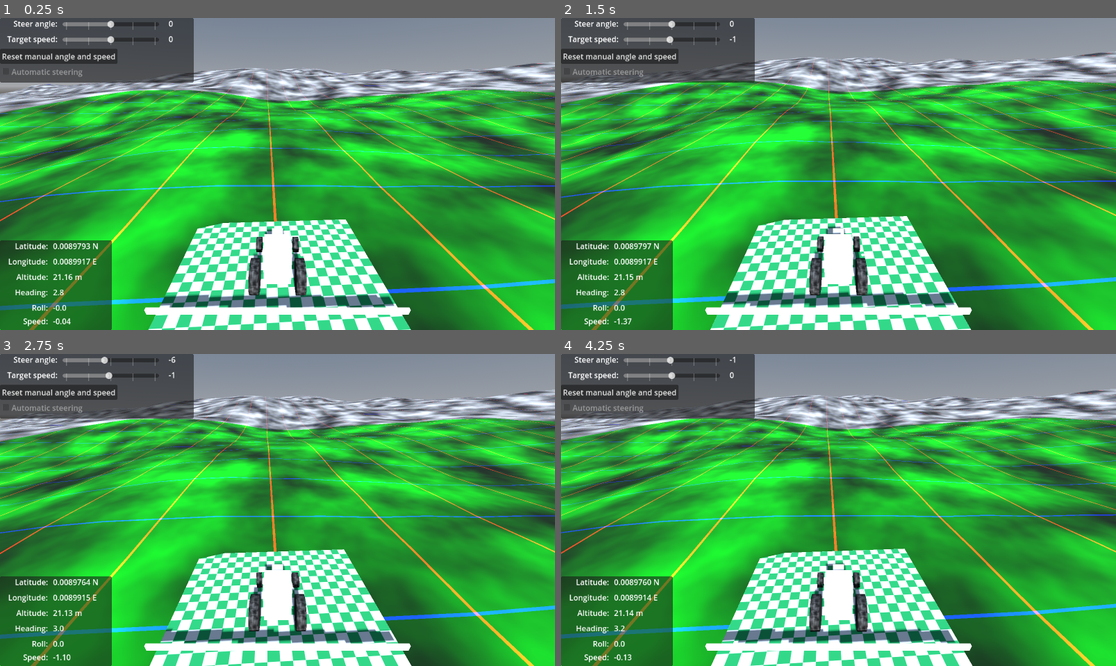
Above: before the commit, frames 1-4 (two rows, left to right).
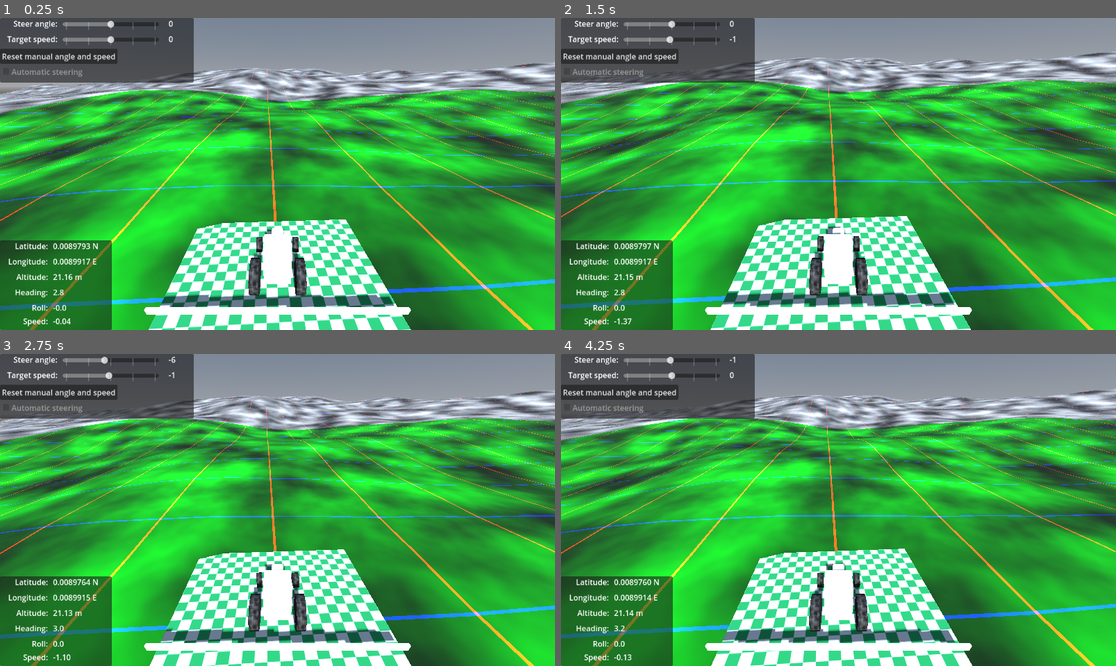
Above: after the commit, the same moments.

Repository: GNSS-Stylist/AgOpenGPSSimPoC
Game: Godot game, scene res://Main.tscn
The game is run twice, just before and just after one commit, with the same random seed, the same clock (stepped at 60 frames per second) and the same inputs. The engine's default icon, where the game draws it, is replaced by a stand-in: a white triangle on a blue panel in a dark square.
Inputs (mouse positions are in pixels of both pictures, inside the frame that each line leads up to):
- Up to frame 1 (0.25 s): no input
- Up to frame 2 (1.5 s): tap Enter (steer_switch) at 0.5 s; move the mouse to (960, 158) at 0.52 s; hold L (6dof_rotate_z_right) 0.53-1.28 s; tap B (create_new_ball) at 0.6 s; move the mouse to (727, 189) at 1.27 s; hold J (move_backward) from 1.28 s (still down); tap S (decrease_speed) at 1.35 s
- Up to frame 3 (2.75 s): move the mouse to (333, 441) at 2.02 s; release J (move_backward) at 2.03 s; hold L (6dof_rotate_z_right) from 2.03 s (still down); hold A (decrease_steering_angle) from 2.03 s (still down)
- Up to frame 4 (4.25 s): move the mouse to (810, 572) at 2.77 s; release L (6dof_rotate_z_right) at 2.78 s; release A (decrease_steering_angle) at 2.78 s; hold U (move_forward) 2.78-3.53 s; tap W (increase_speed) at 2.85 s; move the mouse to (1005, 556) at 3.52 s; hold O (6dof_rotate_z_left) from 3.53 s (still down); hold D (increase_steering_angle) from 3.53 s (still down)

The runs differ from the first frame. In frame 1, 4.2% of the frame differs, in the area x 0-100%, y 14-100%; in frame 2, 4.1%; in frame 3, 4.2%, in the area x 0-100%, y 11-100%; in frame 4, 4.2%.

Commit message:
OpenGL-renderer, graphics scaling from 2 to 1
Trying to make a bit lighter version for really old computers (like Panasonic FZ-G1-tablet) that don't support vulkan.

Diff:
--- a/project.godot
+++ b/project.godot
@@ -173,4 +173,4 @@
 
 [rendering]
 
-scaling_3d/scale=2.0
+renderer/rendering_method="gl_compatibility"
